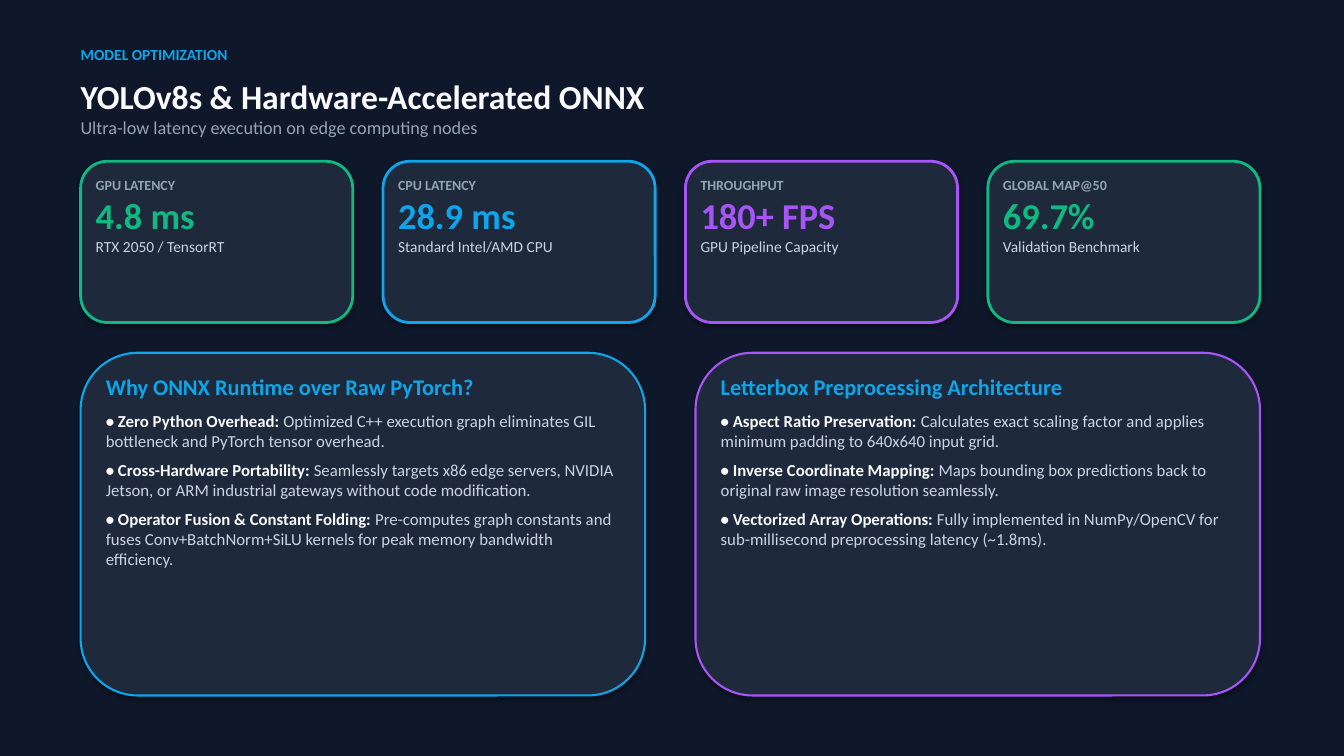
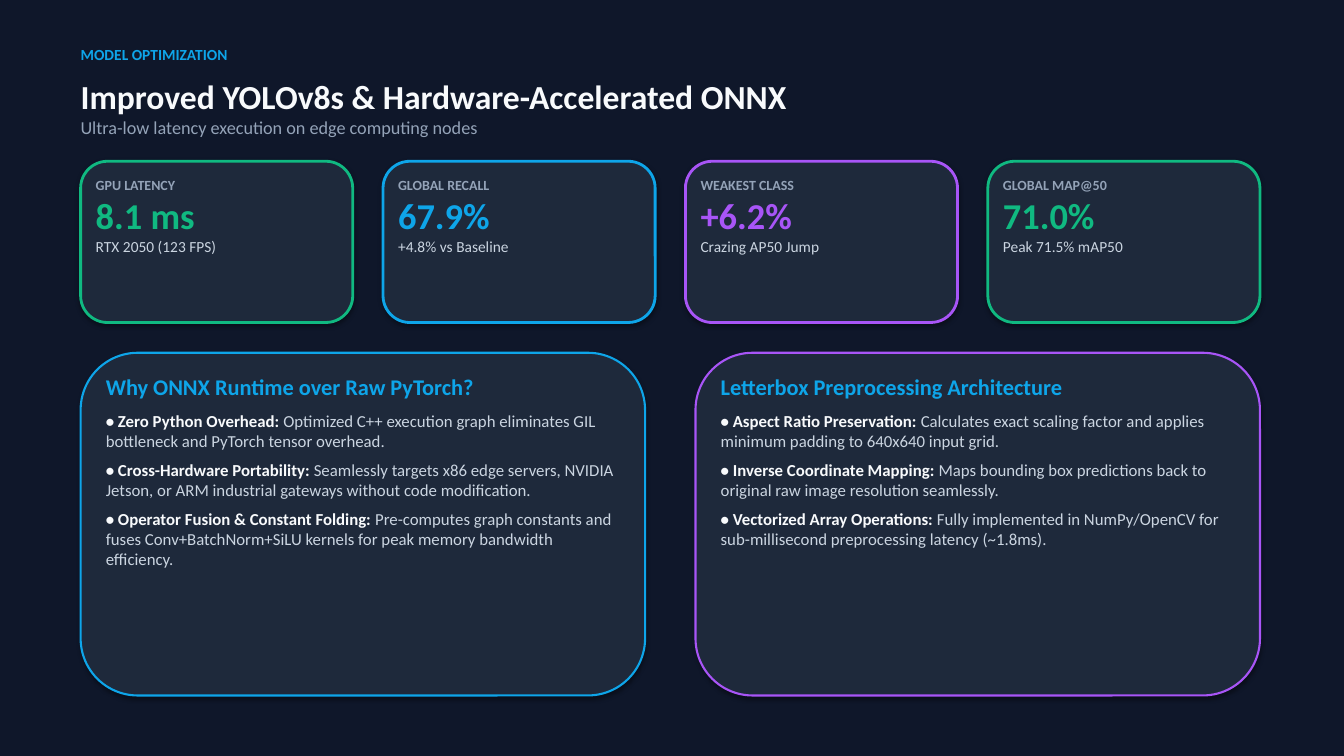
Before and after one commit to Mayank12348487487/Industrial_defect_system_zalima_internship, a slide deck: slide 5 of Industrial_Defect_Detection_Presentation.pptx. Drawn at 1344x756 pixels with LibreOffice and Linux fonts; fonts in the diff are those of the drawing. Boxes give left, top, right and bottom in pixels: in the first picture for what was removed or moved away, otherwise in the second. Text is boxed around its words. In the diff, an @@ line names an element or a change of style, - is before the commit and + after.

Commit message:
feat: improve real defect detection to 71.0% mAP50 and 67.9% recall with YOLOv8s and updated presentation

```diff
--- a/Industrial_Defect_Detection_Presentation.pptx
+++ b/Industrial_Defect_Detection_Presentation.pptx
@@ text at <box>81,85,786,115</box>: text changed @@
-YOLOv8s & Hardware-Accelerated ONNX
+Improved YOLOv8s & Hardware-Accelerated ONNX
@@ text at <box>96,204,216,254</box>: text changed @@
-4.8 ms
-RTX 2050 / TensorRT
+8.1 ms
+RTX 2050 (123 FPS)
@@ text at <box>398,181,508,252</box>: text changed; bold on @@
-CPU LATENCY
-28.9 ms
-Standard Intel/AMD CPU
+GLOBAL RECALL
+67.9%
++4.8% vs Baseline
@@ text at <box>701,181,819,255</box>: text changed; bold on @@
-THROUGHPUT
-180+ FPS
-GPU Pipeline Capacity
+WEAKEST CLASS
++6.2%
+Crazing AP50 Jump
@@ text at <box>1003,204,1123,252</box>: text changed @@
-69.7%
-Validation Benchmark
+71.0%
+Peak 71.5% mAP50
```
Also in this commit, not shown: 5 other slides changed, 11 other files.
